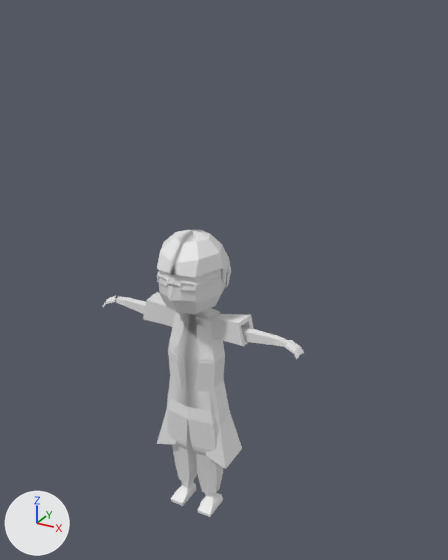
Renders of the FBX model Assets/Models/Characters/NPCs/Doctor.fbx from each side of a commit.
Before and after are seen from a camera (50 mm lens) standing at (7.67, -12.24, 13.55) and looking at (0.59, 0.62, 7.12). The lights are fixed; the arrows at lower left show +X, +Y and +Z. Materials are left out; every surface is plain grey. Vertices at the same position are counted once.

Script lines for the objects in view, before the commit:
```python
me_sphere_006 = bpy.data.meshes.new('Sphere.006')
me_sphere_006.from_pydata(...)  # 468 vertices, 264 faces; spans x -5.56..5.56, y -0.98..0.98, z 4.64..13.0
me_sphere_006.materials.append(mat_material)
me_sphere_007 = bpy.data.meshes.new('Sphere.007')
me_sphere_007.from_pydata(...)  # 204 vertices, 219 faces; spans x -1.58..1.58, y -0.42..0.82, z 5.18..11.04
me_sphere_007.materials.append(mat_material_001)
me_sphere_008 = bpy.data.meshes.new('Sphere.008')
me_sphere_008.from_pydata(...)  # 216 vertices, 227 faces; spans x -2.65..2.65, y -0.31..0.75, z 6.61..11.02
me_sphere_009 = bpy.data.meshes.new('Sphere.009')
me_sphere_009.from_pydata(...)  # 68 vertices, 55 faces; spans x -0.9..0.9, y -0.88..-0.05, z 12.0..12.18
me_sphere_010 = bpy.data.meshes.new('Sphere.010')
me_sphere_010.from_pydata(...)  # 111 vertices, 115 faces; spans x -0.93..0.93, y -0.88..1.03, z 11.54..13.19
me_sphere_010.materials.append(mat_material_003)
ob_bata = bpy.data.objects.new('Bata', me_sphere_008)
ob_bata.location = (0.0, 0.0, -4.73)
ob_cuerpo = bpy.data.objects.new('Cuerpo', me_sphere_006)
ob_cuerpo.location = (0.0, 0.0, -4.65)
ob_gafas = bpy.data.objects.new('gafas', me_sphere_009)
ob_gafas.location = (0.0, 0.0, -4.66)
ob_pelo = bpy.data.objects.new('pelo', me_sphere_010)
ob_pelo.location = (0.0, 0.0, -4.66)
ob_ropa = bpy.data.objects.new('Ropa', me_sphere_007)
ob_ropa.location = (0.0, 0.0, -4.65)
```
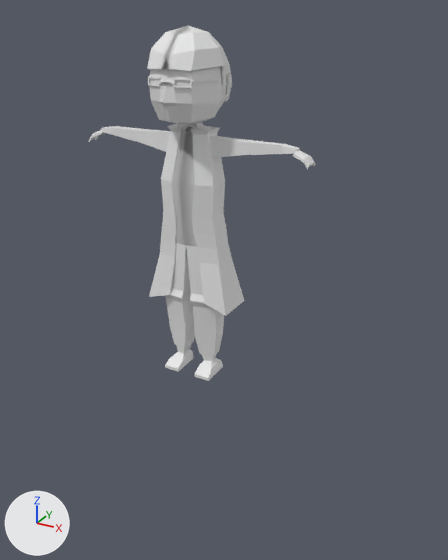
Boxes [x1, y1, x2, y2] around the edits, measured in the pictures (448 x 560 px; the box of a moved part takes in the faces that stretch with it):
'Bata', moved
    before: [115, 297, 289, 469]
    after: [102, 124, 300, 316]
'Ropa', reshaped, moved
    before: [143, 292, 254, 493]
    after: [145, 125, 239, 356]
'Cuerpo', moved
    before: [103, 269, 304, 517]
    after: [88, 66, 316, 381]
'pelo', moved
    before: [157, 230, 231, 287]
    after: [147, 25, 232, 102]
'gafas', moved
    before: [157, 271, 222, 291]
    after: [148, 76, 221, 88]
part 1 of me_sphere_007, moved or reshaped
    before: [167, 348, 229, 453]
    after: [170, 182, 204, 303]
part 2 of me_sphere_007, moved or reshaped (not visible afterwards)
    before: [143, 292, 177, 343]
part 3 of me_sphere_007, moved or reshaped
    before: [209, 314, 254, 360]
    after: [213, 155, 239, 158]

Edits to the bpy script that builds the scene:
```text
Change me_sphere_007:
    used by ob_ropa; location = (0.0, 0.0, -4.65)
    remove me_sphere_007.from_pydata(...)  # 204 vertices, 219 faces; spans x -1.58..1.58, y -0.42..0.82, z 5.18..11.04
    add me_sphere_007.from_pydata(...)  # 205 vertices, 219 faces; spans x -1.53..1.53, y -0.42..0.71, z 5.18..11.04
    me_sphere_007 part 1: 49 vertices moved from x -0.8..0.8, y -0.36..0.82, z 6.94..8.99 to x -0.78..0.78, y -0.3..0.66, z 6.96..8.99; 2 vertices removed from x 0.0, y -0.39..-0.33, z 7.88..8.23; 3 vertices added at x -0.04..0.04, y -0.23, z 7.85..8.23
    me_sphere_007 part 2: 12 vertices moved from x -1.58..-0.51, y -0.09..0.5, z 10.39..11.03 to x -1.53..-0.51, y 0.03..0.32, z 10.39..10.84
    me_sphere_007 part 3: 12 vertices moved from x 0.51..1.58, y -0.09..0.5, z 10.39..11.03 to x 0.51..1.53, y 0.03..0.32, z 10.39..10.84
Change ob_gafas:
    ob_gafas.location: (0.0, 0.0, -4.66) -> (0.0, 0.0, 0.0)
Change ob_ropa:
    ob_ropa.location: (0.0, 0.0, -4.65) -> (0.0, 0.0, 0.0)
Change ob_bata:
    ob_bata.location: (0.0, 0.0, -4.73) -> (0.0, 0.0, 0.0)
Change ob_pelo:
    ob_pelo.location: (0.0, 0.0, -4.66) -> (0.0, 0.0, 0.0)
Change ob_cuerpo:
    ob_cuerpo.location: (0.0, 0.0, -4.65) -> (0.0, 0.0, 0.0)
```
